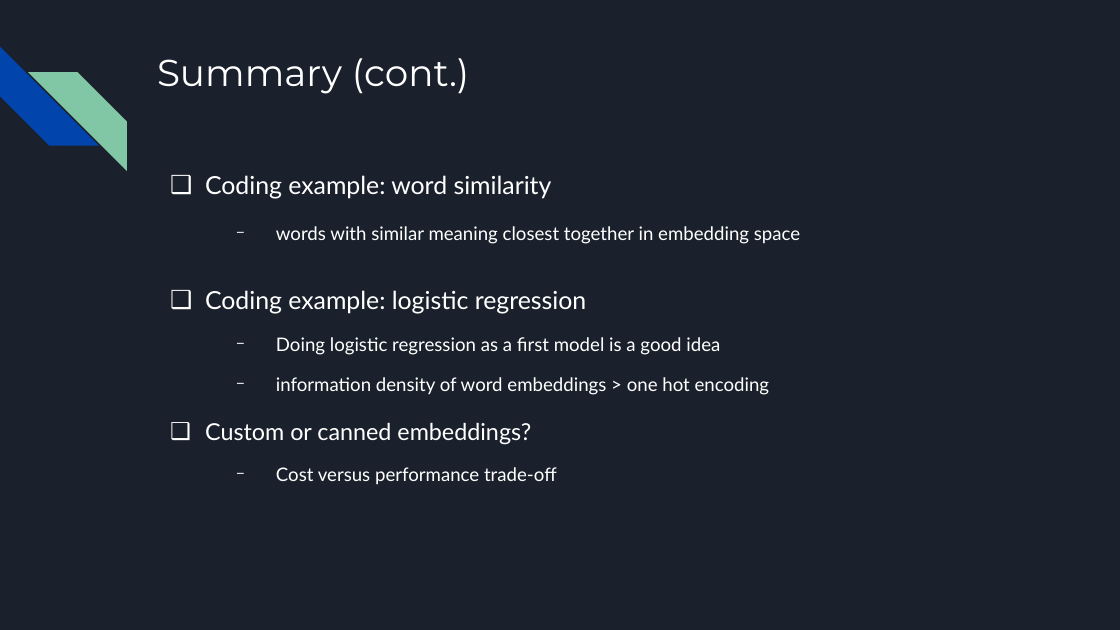
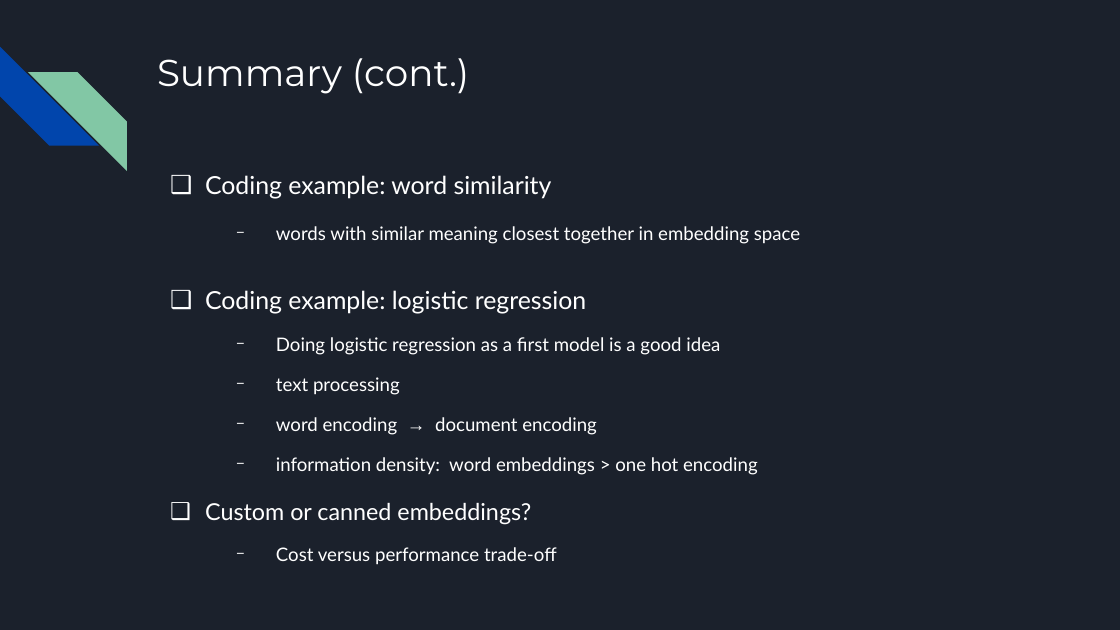
Before and after one commit to MichaelSzczepaniak/WordEmbeddings, a slide deck: slide 12 of word_embeddings_30min.odp (slide 11 before the commit). Drawn at 1120x630 pixels with LibreOffice and Linux fonts; fonts in the diff are those of the drawing. Boxes give left, top, right and bottom in pixels: in the first picture for what was removed or moved away, otherwise in the second. Text is boxed around its words. In the diff, an @@ line names an element or a change of style, - is before the commit and + after.

Commit message:
add graphics to encodings section, add content on embeddings

```diff
--- a/word_embeddings_30min.odp
+++ b/word_embeddings_30min.odp
@@ text at (276, 377, 758, 475): text changed @@
-  − information density of word embeddings > one hot encoding
+  − text processing
+  − word encoding → document encoding
+  − information density: word embeddings > one hot encoding
```
Also in this commit, not shown: 4 other slides changed, 1 slide added.
